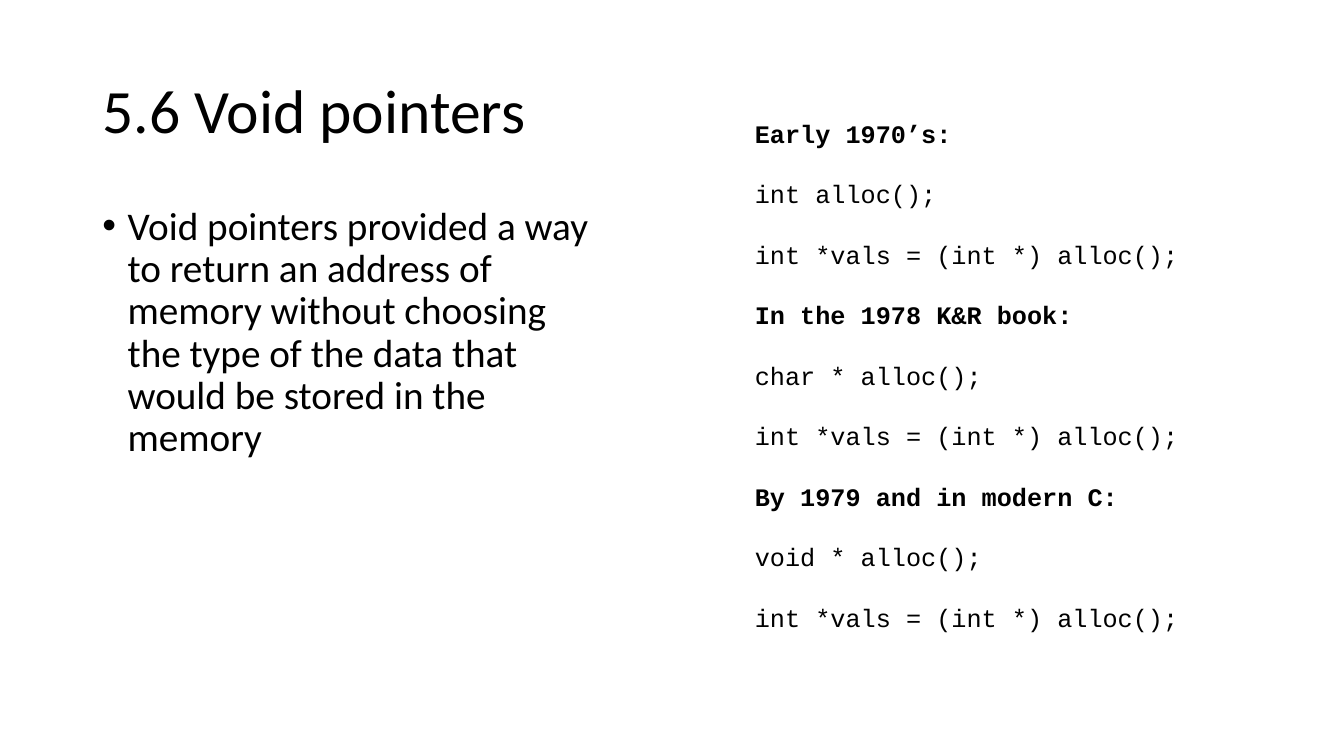
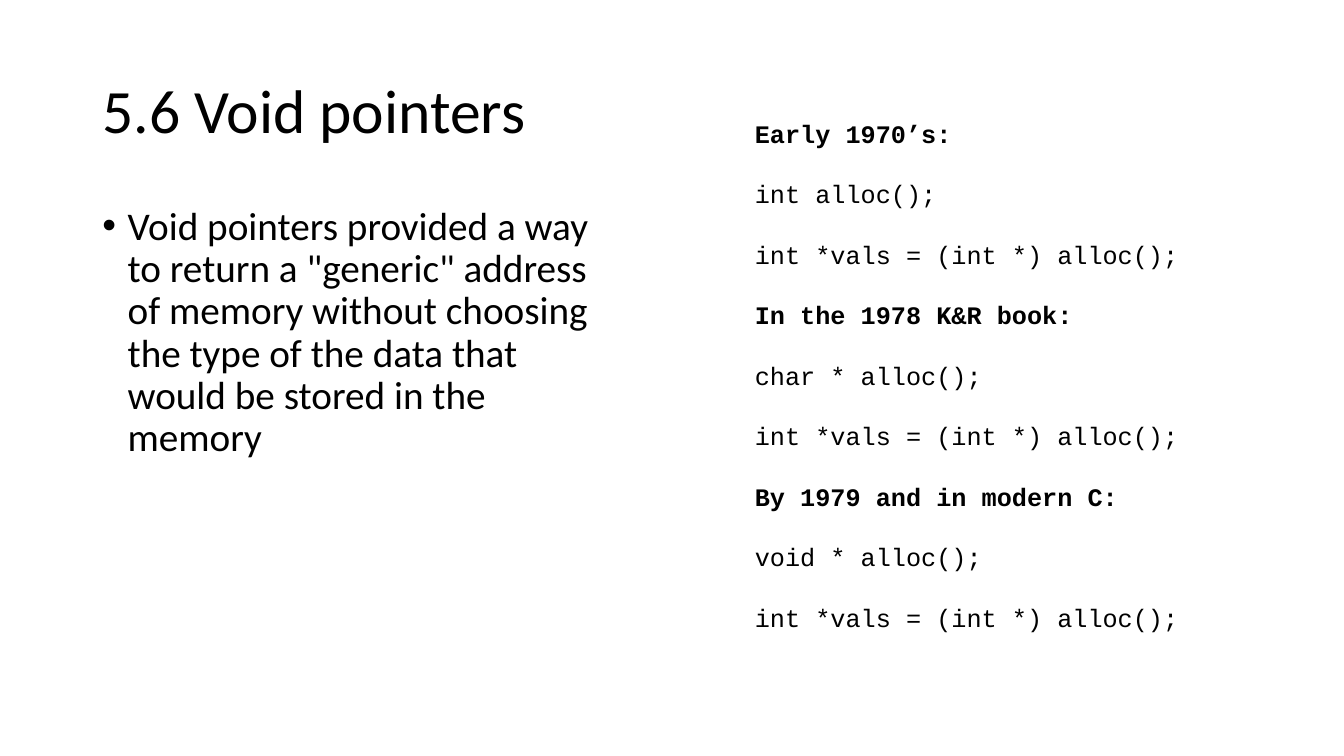
Before and after one commit to csev/cc4e, a slide deck: slide 9 of lectures/KR-5.pptx (slide 10 before the commit). Drawn at 1344x756 pixels with LibreOffice and Linux fonts; fonts in the diff are those of the drawing. Boxes give left, top, right and bottom in pixels: in the first picture for what was removed or moved away, otherwise in the second. Text is boxed around its words. In the diff, an @@ line names an element or a change of style, - is before the commit and + after.

```diff
--- a/lectures/KR-5.pptx
+++ b/lectures/KR-5.pptx
@@ text at box(128, 212, 588, 458): text changed @@
-• Void pointers provided a way to return an address of memory without choosing the type of the data that would be stored in the memory
+• Void pointers provided a way to return a "generic" address of memory without choosing the type of the data that would be stored in the memory
```
Also in this commit, not shown: 3 other slides changed, 5 slides added, 1 slide removed, 2 other files.
